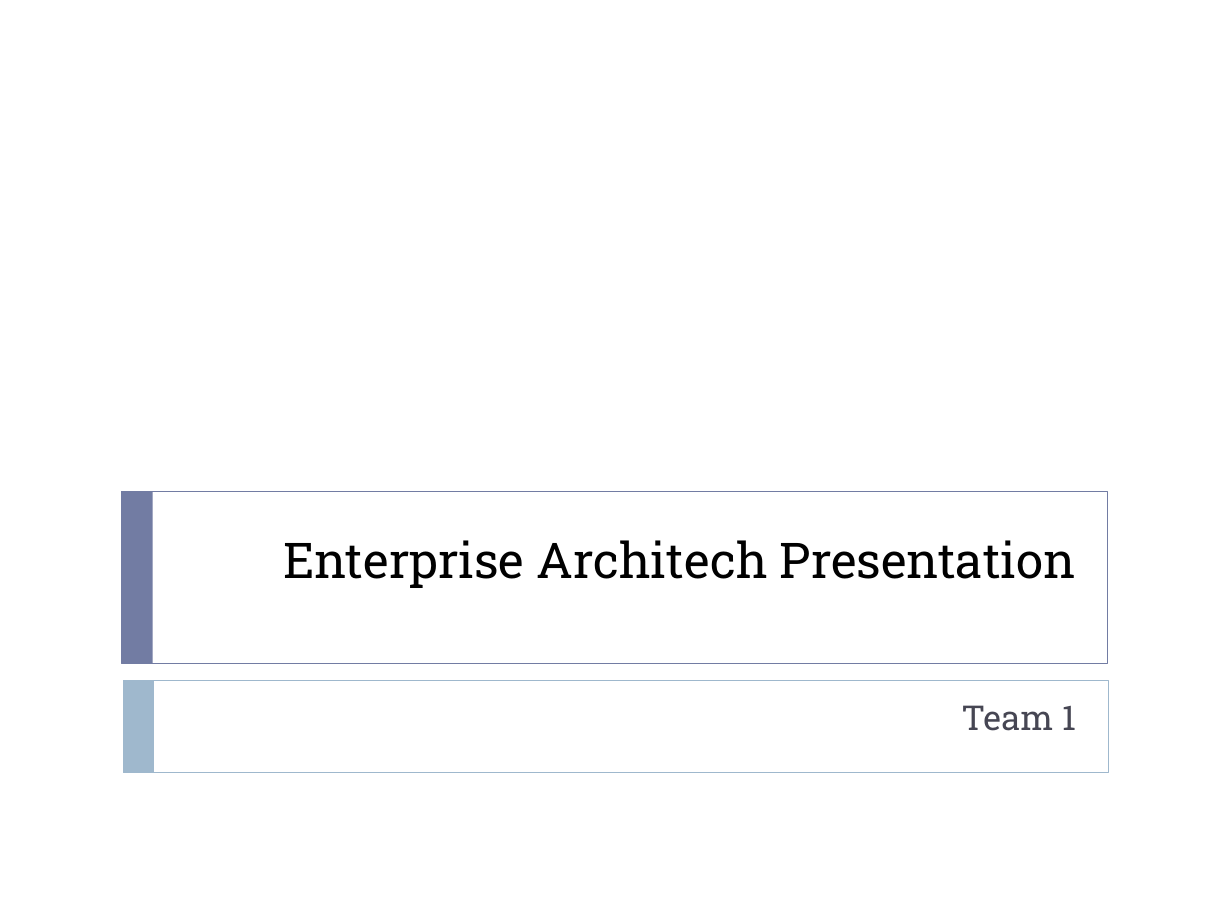
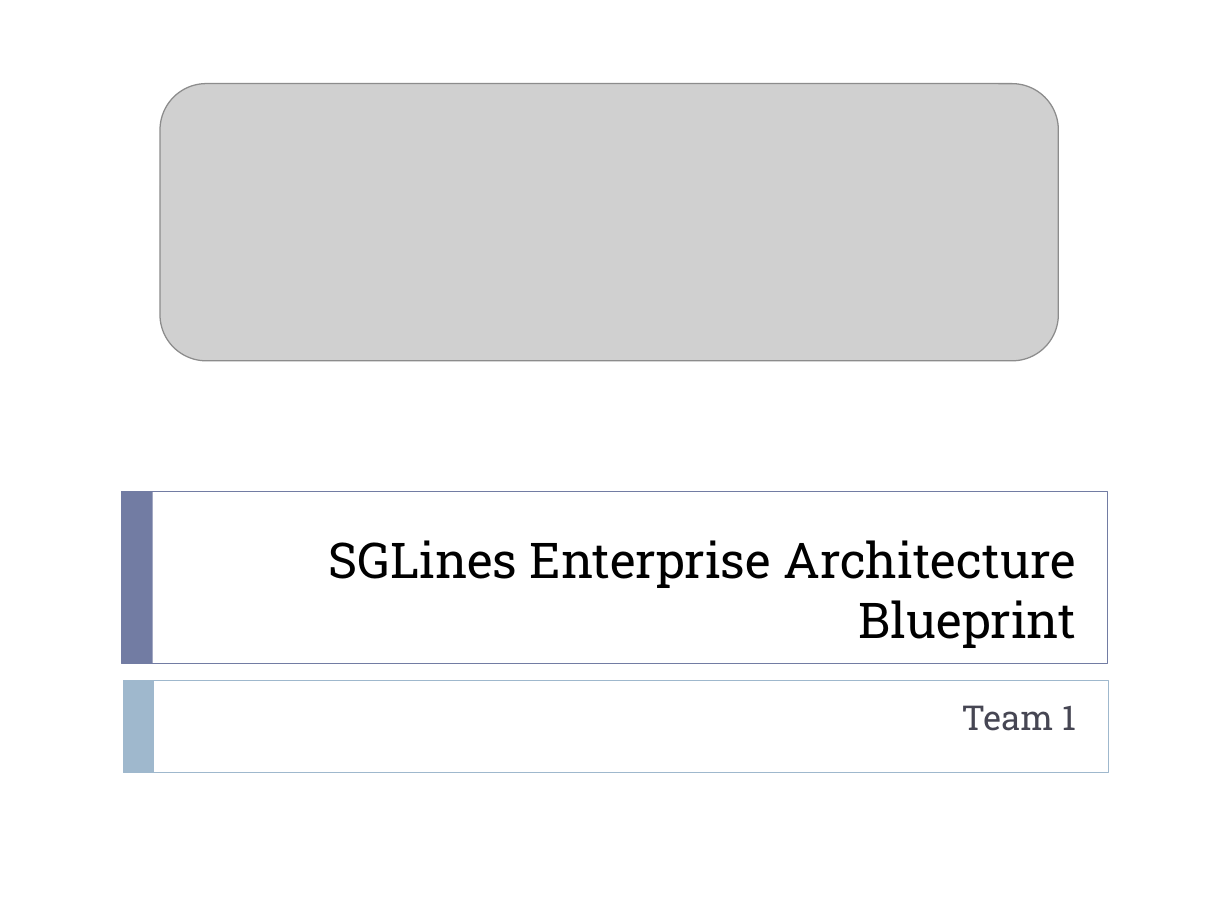
Before and after one commit to windieccf/t1-shipping, a slide deck: slide 1 of Enterprise Architech Presentation.pptx. Drawn at 1232x924 pixels with LibreOffice and Linux fonts; fonts in the diff are those of the drawing; grey boxes stand for pictures. Boxes give left, top, right and bottom in pixels: in the first picture for what was removed or moved away, otherwise in the second. Text is boxed around its words. In the diff, an @@ line names an element or a change of style, - is before the commit and + after.

```diff
--- a/Enterprise Architech Presentation.pptx
+++ b/Enterprise Architech Presentation.pptx
@@ picture added at [160, 84, 1058, 361] @@
@@ title at [329, 540, 1076, 648]: text changed @@
-Enterprise Architech Presentation
+SGLines Enterprise Architecture Blueprint
```
Also in this commit, not shown: 4 other slides changed, 17 slides added.
